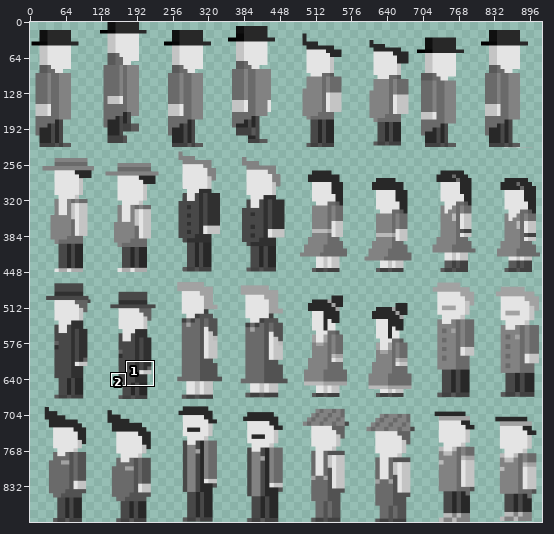
Sprite sheet -- Imagenes/npcspritesheet.png. The first picture is a wide view before the edit; the outline marks the close-up.
Close-up. Before:
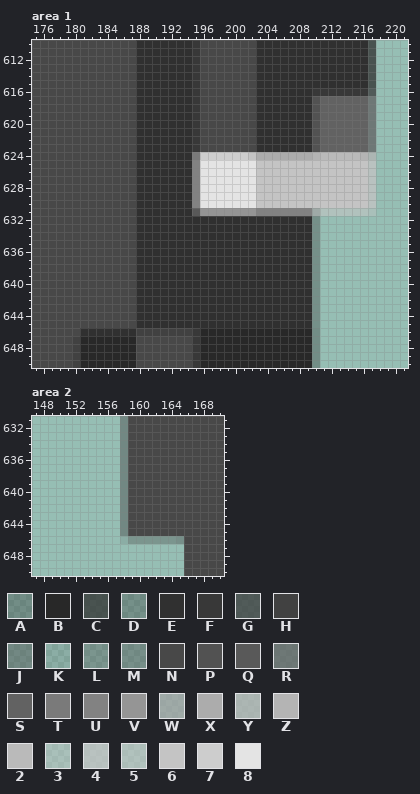
The file is 920x896 pixels. Pixels under 10% opacity are left out. Colours within 5 levels of each other are drawn and written as one. Shown: area 1: x 175..221, y 610..650; area 2: x 147..170, y 631..650. The wide view leaves out empty margins. The commit also changed other parts of the picture, which this record leaves out.
Palette (. is transparent): A #28282853  B #282828  C #2f2f2fbf  D #30303053  E #303030  F #383838  G #3a3a3abf  H #414141  J #47474773  K #48484824  L #48484859  M #48484866  N #484848  P #525252  Q #595959  R #616161bf  S #626262  T #7a7a7a  U #828282  V #959595  W #a2a2a2b8  X #acacac  Y #b3b3b3bf  Z #b4b4b4  2 #bababa  3 #c3c3c36c  4 #c3c3c3c4  5 #c4c4c495  6 #c4c4c4  7 #cdcdcd  8 #e4e4e4
Pixels before, area 1, first column x 175:
610 NNNNNNNNNNNNNEEEEEEEFNNNNNNNEEEEEEEEEEEEEEC
611 NNNNNNNNNNNNNEEEEEEEFNNNNNNNEEEEEEEEEEEEEEC
612 NNNNNNNNNNNNNEEEEEEEFNNNNNNNEEEEEEEEEEEEEEC
613 NNNNNNNNNNNNNEEEEEEEFNNNNNNNEEEEEEEEEEEEEEC
614 NNNNNNNNNNNNNEEEEEEEFNNNNNNNEEEEEEEEEEEEEEC
615 NNNNNNNNNNNNNEEEEEEEFNNNNNNNEEEEEEEEEEEEEEC
616 NNNNNNNNNNNNNEEEEEEEFNNNNNNNEEEEEEEFFFFFFFG
617 NNNNNNNNNNNNNEEEEEEEFNNNNNNNEEEEEEEPSSSSSSR
618 NNNNNNNNNNNNNEEEEEEEFNNNNNNNEEEEEEEPSSSSSSR
619 NNNNNNNNNNNNNEEEEEEEFNNNNNNNEEEEEEEPSSSSSSR
620 NNNNNNNNNNNNNEEEEEEEFNNNNNNNEEEEEEEPSSSSSSR
621 NNNNNNNNNNNNNEEEEEEEFNNNNNNNEEEEEEEPSSSSSSR
622 NNNNNNNNNNNNNEEEEEEEFNNNNNNNEEEEEEEPSSSSSSR
623 NNNNNNNNNNNNNEEEEEEEFNNNNNNNEEEEEEEPSSSSSSR
624 NNNNNNNNNNNNNEEEEEEET7777776XXXXXXXZ22222ZY
625 NNNNNNNNNNNNNEEEEEEEU8888888666666666666664
626 NNNNNNNNNNNNNEEEEEEEU8888888666666666666664
627 NNNNNNNNNNNNNEEEEEEEU8888888666666666666664
628 NNNNNNNNNNNNNEEEEEEEU8888888666666666666664
629 NNNNNNNNNNNNNEEEEEEEU8888888666666666666664
630 NNNNNNNNNNNNNEEEEEEEU8888888666666666666664
631 NNNNNNNNNNNNNEEEEEEEQVVVVVVVUUUUUUUW5555553
632 NNNNNNNNNNNNNEEEEEEEEEEEEEEEEEEEEEED.......
633 NNNNNNNNNNNNNEEEEEEEEEEEEEEEEEEEEEED.......
634 NNNNNNNNNNNNNEEEEEEEEEEEEEEEEEEEEEED.......
635 NNNNNNNNNNNNNEEEEEEEEEEEEEEEEEEEEEED.......
636 NNNNNNNNNNNNNEEEEEEEEEEEEEEEEEEEEEED.......
637 NNNNNNNNNNNNNEEEEEEEEEEEEEEEEEEEEEED.......
638 NNNNNNNNNNNNNEEEEEEEEEEEEEEEEEEEEEED.......
639 NNNNNNNNNNNNNEEEEEEEEEEEEEEEEEEEEEED.......
640 NNNNNNNNNNNNNEEEEEEEEEEEEEEEEEEEEEED.......
641 NNNNNNNNNNNNNEEEEEEEEEEEEEEEEEEEEEED.......
642 NNNNNNNNNNNNNEEEEEEEEEEEEEEEEEEEEEED.......
643 NNNNNNNNNNNNNEEEEEEEEEEEEEEEEEEEEEED.......
644 NNNNNNNNNNNNNEEEEEEEEEEEEEEEEEEEEEED.......
645 NNNNNNNNNNNNNEEEEEEEEEEEEEEEEEEEEEED.......
646 NNNNNNEEEEEEEHHHHHHHFBBBBBBBBBBBBBBA.......
647 NNNNNHBBBBBBBNNNNNNNFBBBBBBBBBBBBBBA.......
648 NNNNNHBBBBBBBNNNNNNNFBBBBBBBBBBBBBBA.......
649 NNNNNHBBBBBBBNNNNNNNFBBBBBBBBBBBBBBA.......
650 NNNNNHBBBBBBBNNNNNNNFBBBBBBBBBBBBBBA.......
Pixels before, area 2, first column x 158:
631 JNNNNNNNNNNNN
632 JNNNNNNNNNNNN
633 JNNNNNNNNNNNN
634 JNNNNNNNNNNNN
635 JNNNNNNNNNNNN
636 JNNNNNNNNNNNN
637 JNNNNNNNNNNNN
638 JNNNNNNNNNNNN
639 JNNNNNNNNNNNN
640 JNNNNNNNNNNNN
641 JNNNNNNNNNNNN
642 JNNNNNNNNNNNN
643 JNNNNNNNNNNNN
644 JNNNNNNNNNNNN
645 JNNNNNNNNNNNN
646 KLLLLLLMNNNNN
647 ........NNNNN
648 ........NNNNN
649 ........NNNNN
650 ........NNNNN
New version:
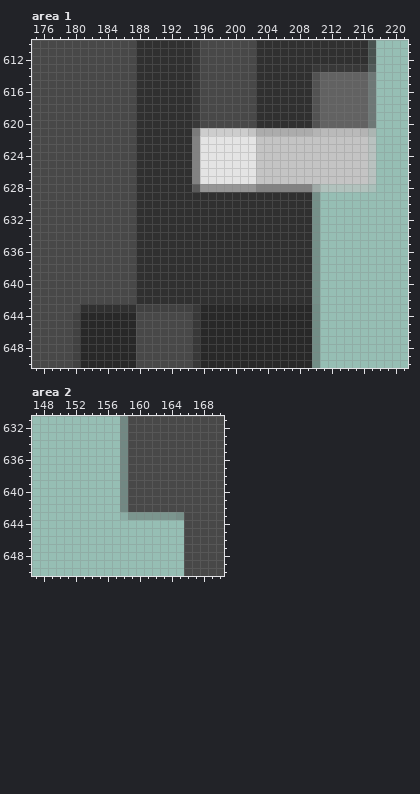
Diff:
{"where": "area 1"}
{"y":613,"x":210,"old":"EEEEEEEC","new":"FFFFFFFG"}
{"y":614,"x":210,"old":"EEEEEEEC","new":"PSSSSSSR"}
{"y":615,"x":210,"old":"EEEEEEEC","new":"PSSSSSSR"}
{"y":616,"x":210,"old":"FFFFFFFG","new":"PSSSSSSR"}
{"y":621,"x":195,"old":"FNNNNNNNEEEEEEEPSSSSSSR","new":"T7777776XXXXXXXZ22222ZY"}
{"y":622,"x":195,"old":"FNNNNNNNEEEEEEEPSSSSSSR","new":"U8888888666666666666664"}
{"y":623,"x":195,"old":"FNNNNNNNEEEEEEEPSSSSSSR","new":"U8888888666666666666664"}
{"y":624,"x":195,"old":"T7777776XXXXXXXZ22222ZY","new":"U8888888666666666666664"}
{"y":628,"x":195,"old":"U8888888666666666666664","new":"QVVVVVVVUUUUUUUW5555553"}
{"y":629,"x":195,"old":"U8888888666666666666664","new":"EEEEEEEEEEEEEEED......."}
{"y":630,"x":195,"old":"U8888888666666666666664","new":"EEEEEEEEEEEEEEED......."}
{"y":631,"x":195,"old":"QVVVVVVVUUUUUUUW5555553","new":"EEEEEEEEEEEEEEED......."}
{"y":643,"x":181,"old":"NNNNNNNEEEEEEEEEEEEEEEEEEEEEED","new":"EEEEEEEHHHHHHHFBBBBBBBBBBBBBBA"}
{"y":644,"x":180,"old":"NNNNNNNNEEEEEEEEEEEEEEEEEEEEEED","new":"HBBBBBBBNNNNNNNFBBBBBBBBBBBBBBA"}
{"y":645,"x":180,"old":"NNNNNNNNEEEEEEEEEEEEEEEEEEEEEED","new":"HBBBBBBBNNNNNNNFBBBBBBBBBBBBBBA"}
{"y":646,"x":180,"old":"NEEEEEEEHHHHHHH","new":"HBBBBBBBNNNNNNN"}
{"where": "area 2"}
{"y":643,"x":158,"old":"JNNNNNNN","new":"KLLLLLLM"}
{"y":644,"x":158,"old":"JNNNNNNN","new":"........"}
{"y":645,"x":158,"old":"JNNNNNNN","new":"........"}
{"y":646,"x":158,"old":"KLLLLLLM","new":"........"}
{"label":"changed","picture_box":[192,64,376,160]}
{"label":"changed","picture_box":[192,184,376,216]}
{"label":"changed","picture_box":[72,304,320,336]}
{"label":"changed","picture_box":[120,512,184,544]}
